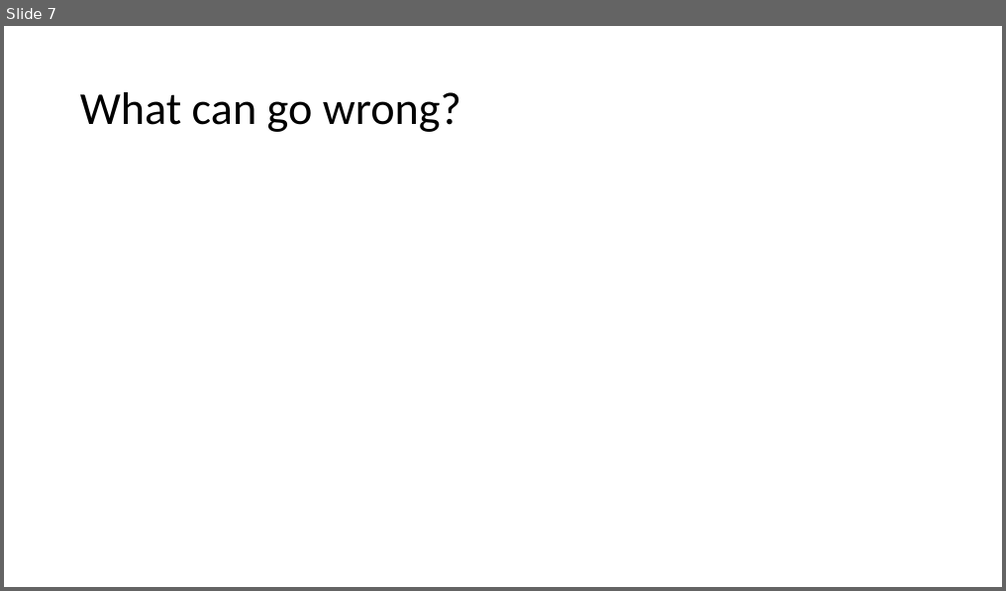
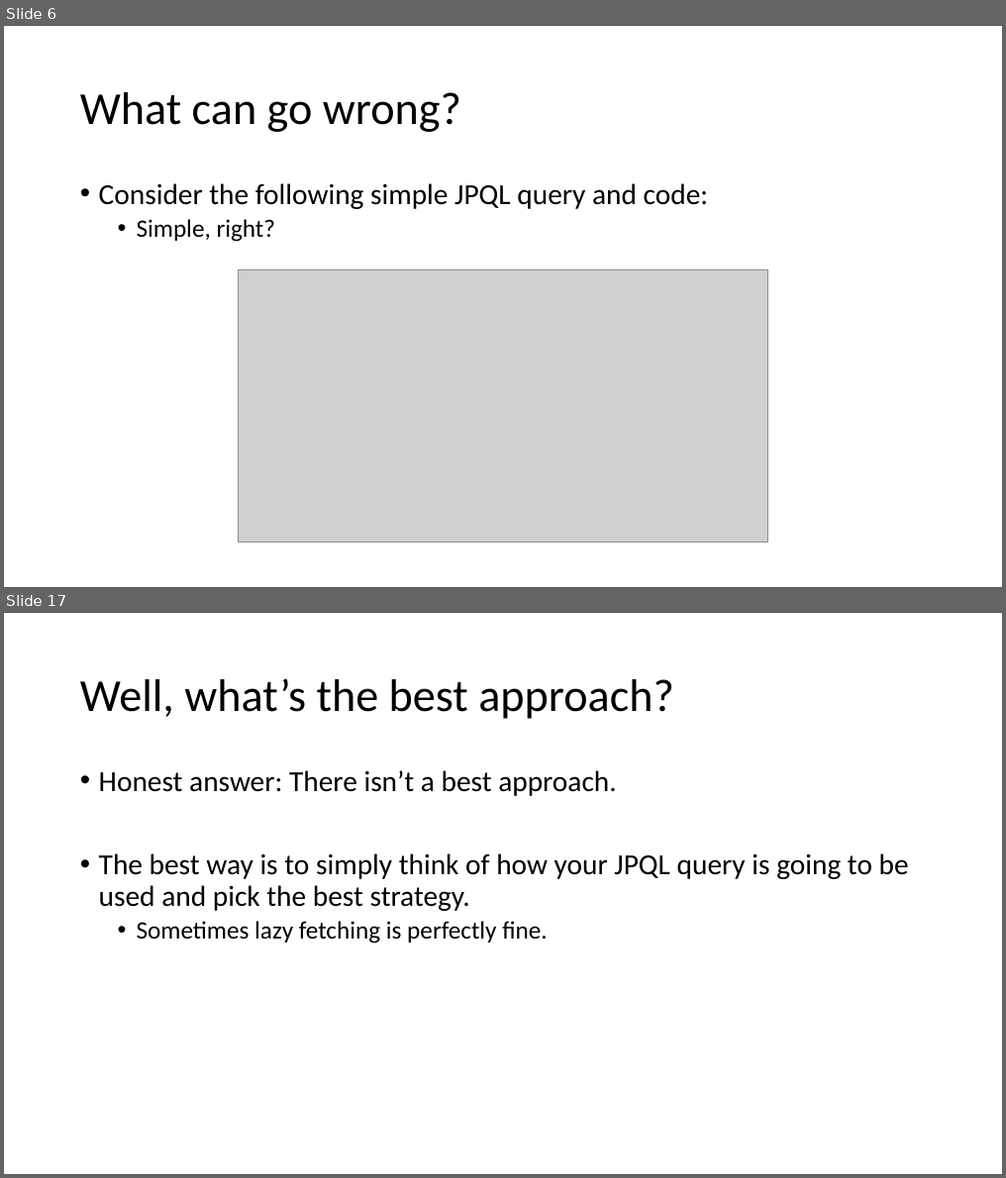
Before and after one commit to sfaria/jpa-demo, a slide deck: JPA-JPQL Query Performance.pptx. Shown one above the other, each under a label of ours: slide 7 before the commit, slides 6 and 17 after it; the slides between them are not shown. The pictures are 1006x591 and 1006x1178 pixels, drawn with LibreOffice and Linux fonts; fonts in the diff are those of the drawing; grey boxes stand for pictures. Boxes give left, top, right and bottom in pixels: in the first picture for what was removed or moved away, otherwise in the second. Text is boxed around its words. In the diff, an @@ line names an element or a change of style, - is before the commit and + after.

```diff
--- a/JPA-JPQL Query Performance.pptx
+++ b/JPA-JPQL Query Performance.pptx
@@ slide 17 added at <box>4,613,1002,1174</box>, background #FFFFFF @@
@@ title added at <box>80,678,674,719</box>, 44 pt, text #000000 @@
+Well, what’s the best approach?
@@ text added at <box>99,770,909,944</box>, 28 pt, text #000000 @@
+• Honest answer: There isn’t a best approach.
+• The best way is to simply think of how your JPQL query is going to be used and pick the best strategy.
+  • Sometimes lazy fetching is perfectly fine.
@@ what was slide 7 is now slide 6 @@
@@ slide 6 changed as well @@
@@ text added at <box>99,183,709,242</box>, 28 pt, text #000000 @@
+• Consider the following simple JPQL query and code:
+  • Simple, right?
@@ picture added at <box>238,271,767,543</box> @@
```
Also in this commit, not shown: 2 other slides changed, 11 other slides added, 3 slides removed.
